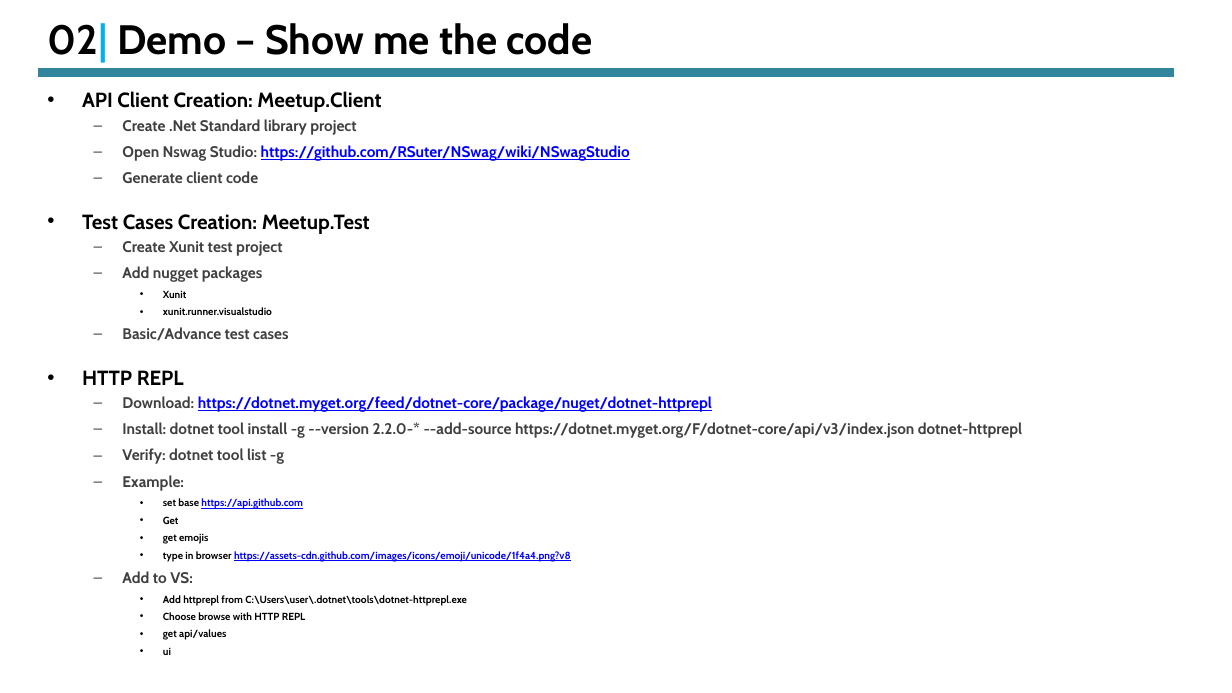
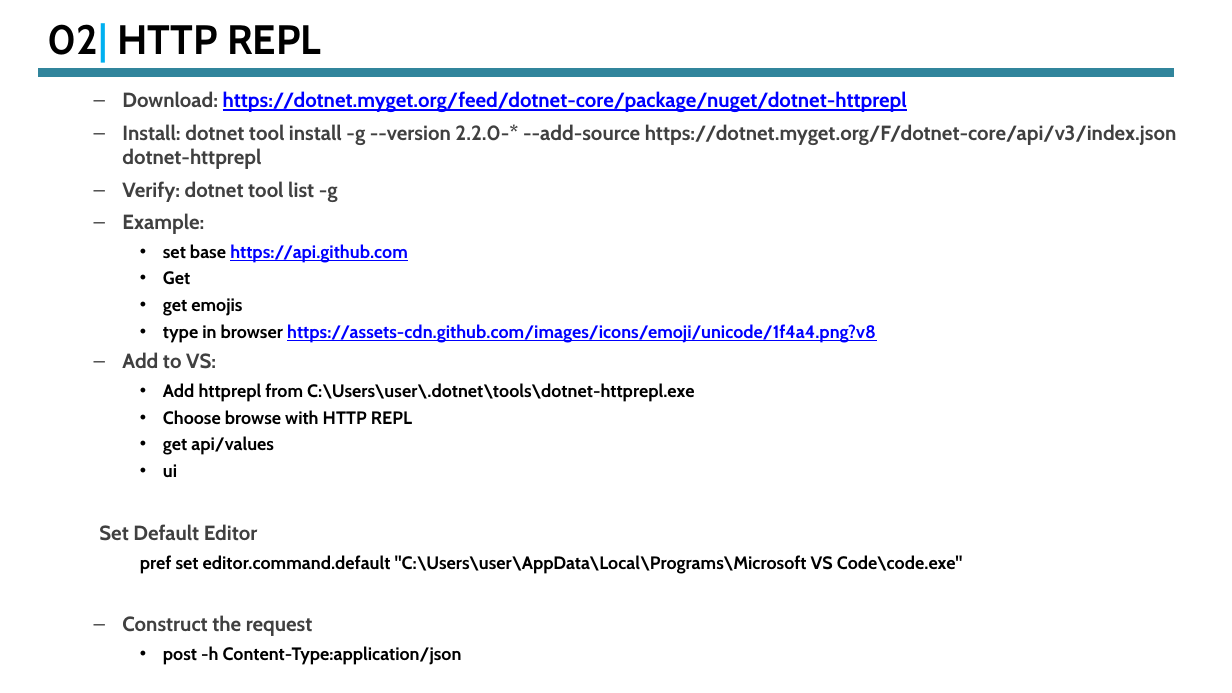
Before and after one commit to vkg-mca/Meetup, a slide deck: slide 12 of End-To-End Rapid API Development With DotNet Core .pptx (slide 7 before the commit). Drawn at 1232x693 pixels with LibreOffice and Linux fonts; fonts in the diff are those of the drawing. Boxes give left, top, right and bottom in pixels: in the first picture for what was removed or moved away, otherwise in the second. Text is boxed around its words. In the diff, an @@ line names an element or a change of style, - is before the commit and + after.

Commit message:
PPT

```diff
--- a/End-To-End Rapid API Development With DotNet Core .pptx
+++ b/End-To-End Rapid API Development With DotNet Core .pptx
@@ title at (48, 23, 321, 63): text changed @@
-02| Demo – Show me the code
+02| HTTP REPL
@@ text at (82, 91, 630, 385): paragraphs removed @@
-• API Client Creation: Meetup.Client
-  – Create .Net Standard library project
-  – Open Nswag Studio: https://github.com/RSuter/NSwag/wiki/NSwagStudio
-  – Generate client code
-• Test Cases Creation: Meetup.Test
-  – Create Xunit test project
-  – Add nugget packages
-    • Xunit
-    • xunit.runner.visualstudio
-  – Basic/Advance test cases
-• HTTP REPL
@@ text at (122, 91, 1177, 477): size 12 to 16 pt in "Download: https://dotnet.myget.org/feed/dotnet-core/package/ ...", "Install: dotnet tool install -g --version 2.2.0-* ...", "Verify: dotnet tool list -g", "Example:" and 1 more places; size 8 to 14 pt in "set base https://api.github.com", "Get", "get emojis", "type in browser https://assets-cdn.github.com/images/icons/e ..." and 4 more places @@
@@ text at (99, 524, 962, 665): paragraphs added @@
+  Set Default Editor
+    pref set editor.command.default "C:\Users\user\AppData\Local\Programs\Microsoft VS Code\code.exe"
+  – Construct the request
+    • post -h Content-Type:application/json
```
Also in this commit, not shown: 6 other slides changed, 5 slides added, 1 slide removed.
